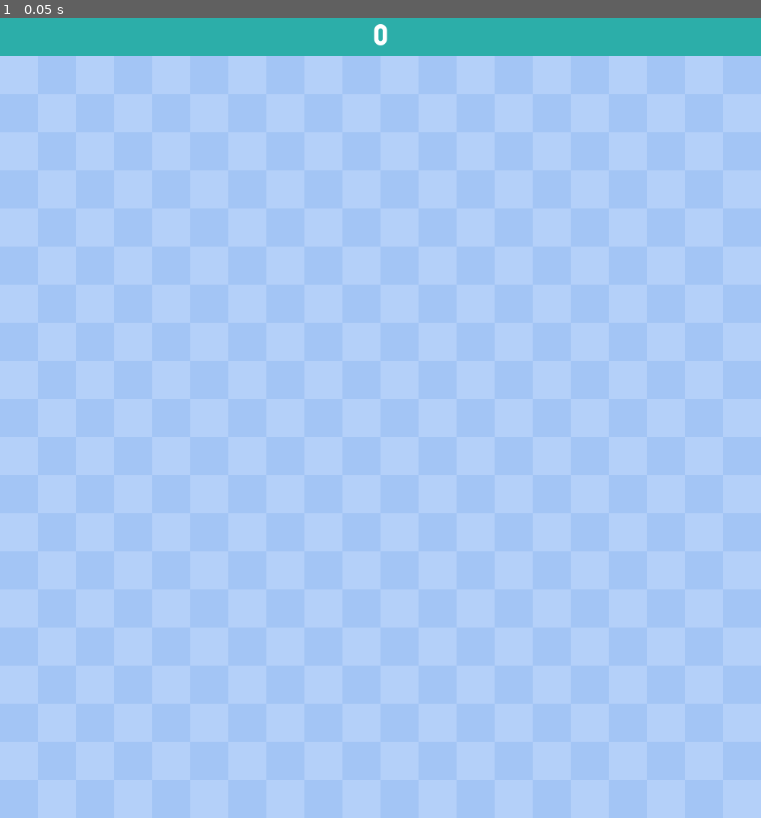
Above: before the commit, frame 1.
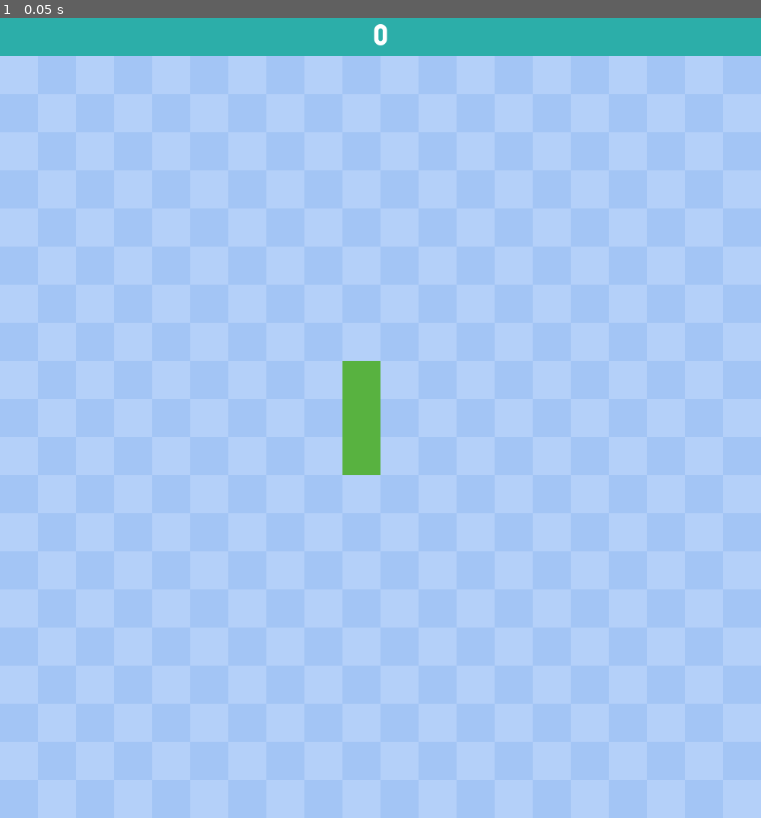
Above: after the commit, the same moment.

Repository: Tazoeur/snake
Game: Godot game, scene res://scenes/main.tscn
The game is run twice, just before and just after one commit, with the same random seed, the same clock (stepped at 60 frames per second) and the same inputs.
Inputs:
- Up to frame 1 (0.05 s): no input

The runs differ from the first frame. In frame 1, 0.7% of the frame differs, in the area x 44-51%, y 42-58%.

Commit message:
Instanciate snake at start position

Diff:
--- a/scenes/main.gd
+++ /dev/null
@@ -1,16 +0,0 @@
-extends Node
-
-var score: int
-var game_started: bool = false
-
-var cells: int = 20
-var cell_size: int = 50
-
-# Called when the node enters the scene tree for the first time.
-func _ready() -> void:
-	pass # Replace with function body.
-
-
-# Called every frame. 'delta' is the elapsed time since the previous frame.
-func _process(delta: float) -> void:
-	pass
--- a/scenes/main.tscn
+++ b/scenes/main.tscn
@@ -1,11 +1,13 @@
-[gd_scene load_steps=4 format=3 uid="uid://cnr7olkknm808"]
+[gd_scene load_steps=5 format=3 uid="uid://cnr7olkknm808"]
 
-[ext_resource type="Script" path="res://scenes/main.gd" id="1_47d8u"]
+[ext_resource type="Script" path="res://scripts/main.gd" id="1_47d8u"]
+[ext_resource type="PackedScene" uid="uid://paiga3khld0s" path="res://scenes/snake_segment.tscn" id="2_1av51"]
 [ext_resource type="Texture2D" uid="uid://bj2ambwei5ogi" path="res://assets/bg.png" id="2_lkwxb"]
 [ext_resource type="PackedScene" uid="uid://cvidehvq0d3xf" path="res://scenes/hud.tscn" id="3_ys6tc"]
 
 [node name="Main" type="Node"]
 script = ExtResource("1_47d8u")
+snake_scene = ExtResource("2_1av51")
 
 [node name="Background" type="Sprite2D" parent="."]
 position = Vector2(500, 550)
--- /dev/null
+++ b/scripts/main.gd
@@ -0,0 +1,45 @@
+extends Node
+
+@export var snake_scene: PackedScene
+
+var score: int
+var game_started: bool = false
+
+var cells: int = 20
+var cell_size: int = 50
+
+var old_data: Array
+var snake_data: Array
+var snake: Array
+var start_position = Vector2(9,9)
+var up = Vector2(0,-1)
+var down = Vector2(0,1)
+var left = Vector2(-1,0)
+var right = Vector2(1,0)
+
+var move_direction: Vector2
+var can_move: bool
+
+
+# Called when the node enters the scene tree for the first time.
+func _ready() -> void:
+	generate_snake()
+
+func generate_snake():
+	old_data.clear()
+	snake_data.clear()
+	snake.clear()
+	for i in range(3):
+		add_segment(start_position + Vector2(0,i))
+
+func add_segment(pos: Vector2):
+	snake_data.append(pos)
+	var snake_segment = snake_scene.instantiate()
+	snake_segment.position = pos * cell_size
+	add_child(snake_segment)
+	snake.append(snake_segment)
+
+
+# Called every frame. 'delta' is the elapsed time since the previous frame.
+func _process(delta: float) -> void:
+	pass
